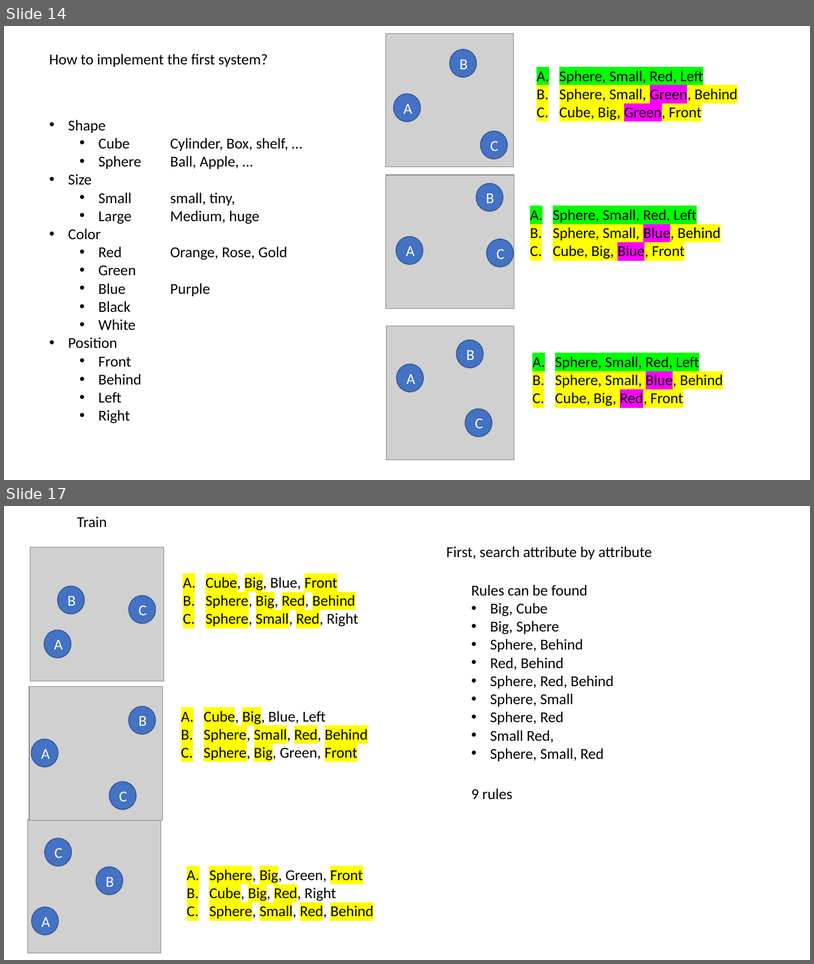
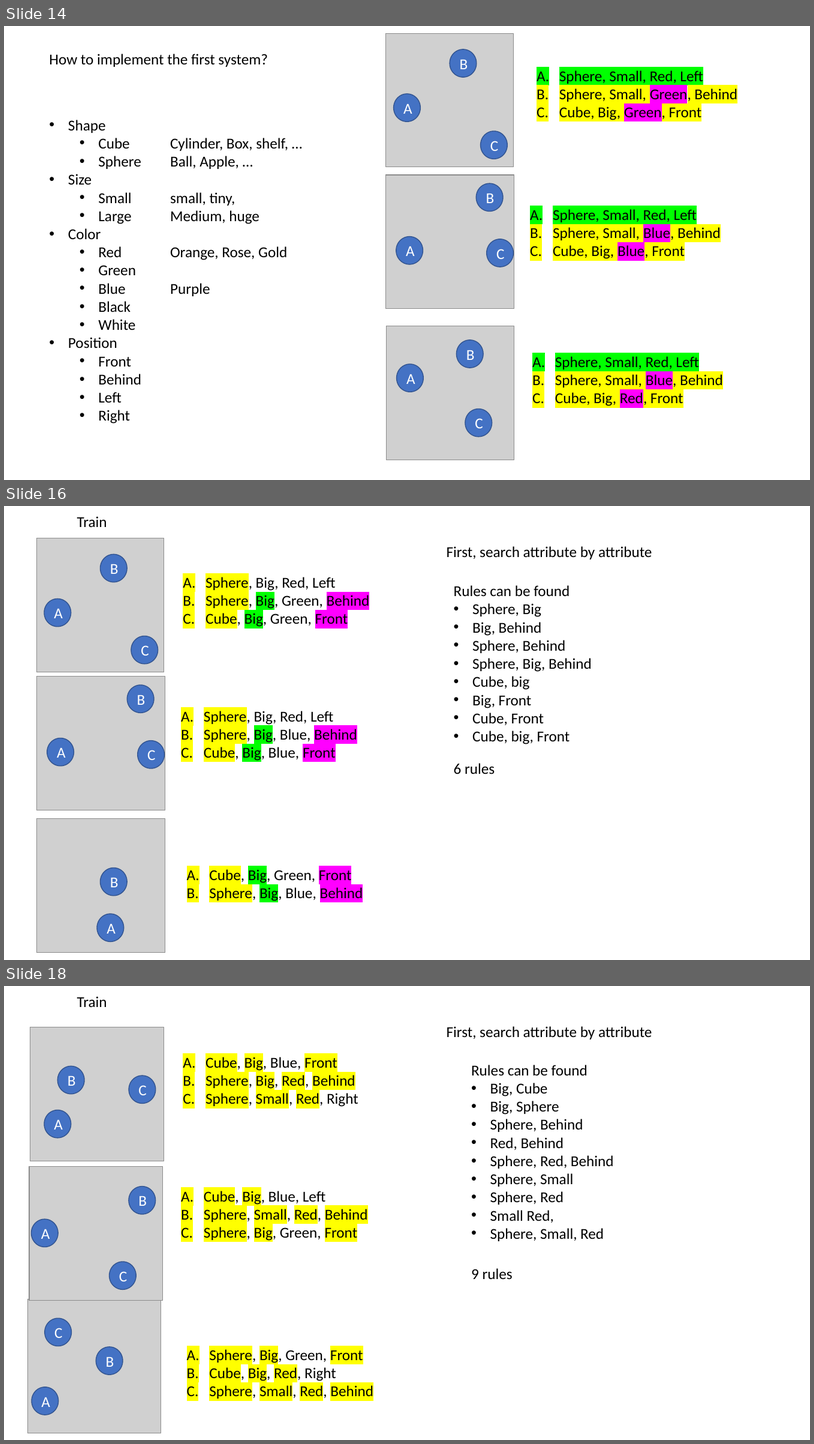
Before and after one commit to akweury/nsai_note, a slide deck: spatial_relation_vector.pptx. Shown one above the other, each under a label of ours: slides 14 and 17 before the commit, slides 14, 16 and 18 after it; the slides between them are not shown. The pictures are 814x964 and 814x1444 pixels, drawn with LibreOffice and Linux fonts; fonts in the diff are those of the drawing; grey boxes stand for pictures. Boxes give left, top, right and bottom in pixels: in the first picture for what was removed or moved away, otherwise in the second. Text is boxed around its words. In the diff, an @@ line names an element or a change of style, - is before the commit and + after.

```diff
--- a/spatial_relation_vector.pptx
+++ b/spatial_relation_vector.pptx
@@ slide 16 added at box(4, 506, 810, 960), background #FFFFFF @@
@@ text added at box(77, 516, 107, 527), 18 pt, text #000000 @@
+Train
@@ picture added at box(36, 538, 164, 672) @@
@@ ellipse added at box(100, 555, 127, 582), fill #4472C4, outline #325491 1 pt, 18 pt, text #FFFFFF @@
+B
@@ text added at box(447, 546, 652, 559), 18 pt, text #000000 @@
+First, search attribute by attribute
@@ text added at box(206, 575, 370, 628), 18 pt, text #000000 @@
+A. Sphere, Big, Red, Left
+B. Sphere, Big, Green, Behind
+C. Cube, Big, Green, Front
@@ text added at box(454, 585, 592, 744), 18 pt, text #000000 @@
+Rules can be found
+• Sphere, Big
+• Big, Behind
+• Sphere, Behind
+• Sphere, Big, Behind
+• Cube, big
+• Big, Front
+• Cube, Front
+• Cube, big, Front
@@ ellipse added at box(44, 598, 71, 627), fill #4472C4, outline #325491 1 pt, 18 pt, text #FFFFFF @@
+A
@@ ellipse added at box(131, 636, 158, 664), fill #4472C4, outline #325491 1 pt, 18 pt, text #FFFFFF @@
+C
@@ picture added at box(36, 676, 165, 810) @@
@@ ellipse added at box(128, 685, 154, 713), fill #4472C4, outline #325491 1 pt, 18 pt, text #FFFFFF @@
+B
@@ text added at box(204, 709, 357, 762), 18 pt, text #000000 @@
+A. Sphere, Big, Red, Left
+B. Sphere, Big, Blue, Behind
+C. Cube, Big, Blue, Front
@@ ellipse added at box(47, 738, 74, 766), fill #4472C4, outline #325491 1 pt, 18 pt, text #FFFFFF @@
+A
@@ ellipse added at box(138, 741, 164, 769), fill #4472C4, outline #325491 1 pt, 18 pt, text #FFFFFF @@
+C
@@ text added at box(454, 763, 495, 774), 18 pt, text #000000 @@
+6 rules
@@ picture added at box(36, 819, 165, 952) @@
@@ ellipse added at box(100, 868, 127, 895), fill #4472C4, outline #325491 1 pt, 18 pt, text #FFFFFF @@
+B
@@ text added at box(209, 867, 363, 902), 18 pt, text #000000 @@
+A. Cube, Big, Green, Front
+B. Sphere, Big, Blue, Behind
@@ ellipse added at box(97, 914, 124, 942), fill #4472C4, outline #325491 1 pt, 18 pt, text #FFFFFF @@
+A
@@ what was slide 17 is now slide 18 @@
```
Also in this commit, not shown: 2 slides changed, 9 other files.
